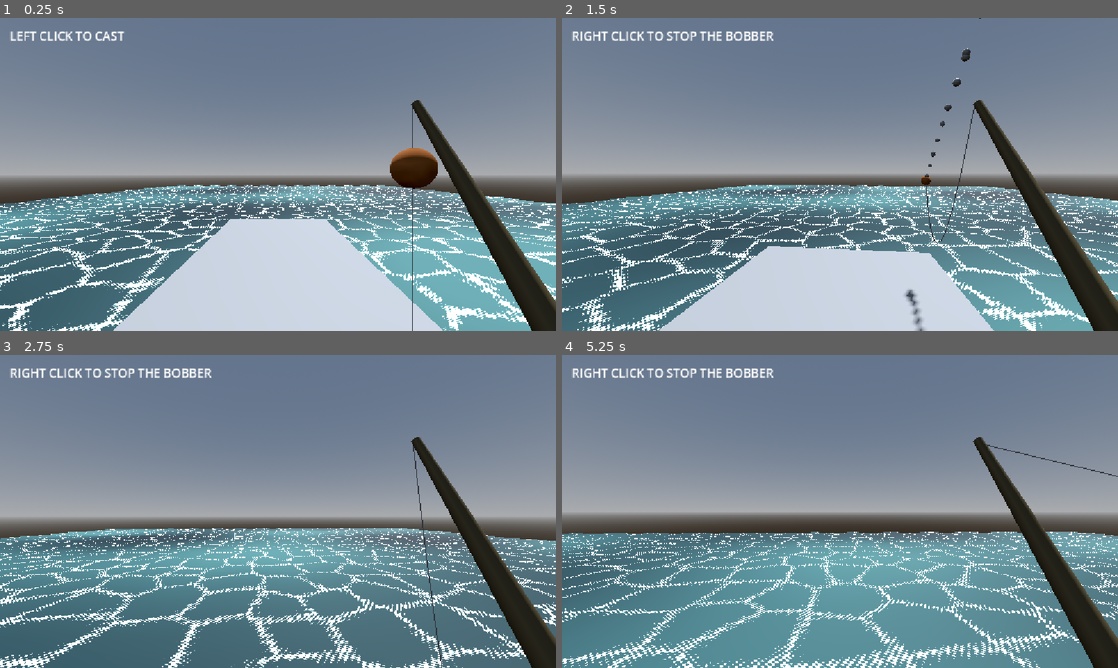
Above: before the commit, frames 1-4 (two rows, left to right).
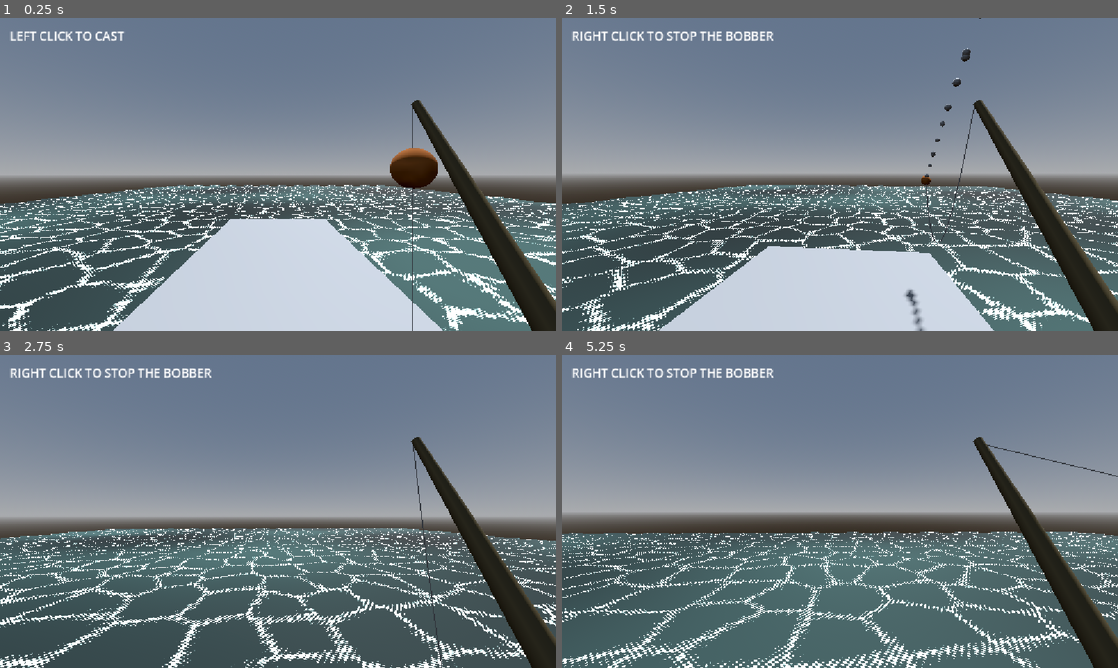
Above: after the commit, the same moments.

Repository: JunoDotNet/retro-fishing
Game: Godot game, scene res://Main.tscn
The game is run twice, just before and just after one commit, with the same random seed, the same clock (stepped at 60 frames per second) and the same inputs. The project has no main scene, so this scene is started directly.
Inputs (mouse positions are in pixels of both pictures, inside the frame that each line leads up to):
- Up to frame 1 (0.25 s): no input
- Up to frame 2 (1.5 s): tap Enter (ui_accept) at 0.5, 0.77, 1.25 s; move the mouse to (867, 174) at 0.52 s; hold W (player_forward) from 0.53 s (still down); tap E (reel_in) at 0.6, 1.35 s; click (867, 174) at 0.67 s; move the mouse to (812, 174) at 1.27 s
- Up to frame 3 (2.75 s): keep holding W (player_forward); tap Enter (ui_accept) at 1.52, 2 s; move the mouse to (289, 505) at 2.02 s; tap E (reel_in) at 2.1 s
- Up to frame 4 (5.25 s): keep holding W (player_forward); tap Enter (ui_accept) at 2.75, 3.02, 3.5, 3.77, 4.25, 4.52 s; move the mouse to (834, 517) at 2.77 s; tap E (reel_in) every 0.75 s from 2.85 to 5.1 s; click (834, 517) at 2.92 s; move the mouse to (878, 514) at 3.52 s; move the mouse to (795, 508) at 4.27 s; move the mouse to (845, 511) at 5.02 s; click (845, 511) at 5.17 s

The runs differ from the first frame. In frame 1, 24% of the frame differs, in the area x 0-100%, y 53-100%; in frame 2, 26%; in frame 3, 36%; in frame 4, 36%, in the area x 0-100%, y 56-100%.

Commit message:
updated water material for pond

Diff:
--- a/Main.gdshader
+++ b/Main.gdshader
@@ -117,7 +117,7 @@
     vec3 foam_color = vec3(0.82, 0.90, 0.84);
 
 	ALBEDO = mix(water, foam_color, foam * 0.9);
-	// ALPHA = mix(water_color.a, 1.0, foam * 0.9);
+	ALPHA = mix(water_color.a, 1.0, foam * 0.9);
 	// Make distant water smoother.
 	vec3 camera_position = INV_VIEW_MATRIX[3].xyz;
 	float camera_distance = distance(world_position, camera_position);
--- a/Main.tscn
+++ b/Main.tscn
@@ -2,7 +2,8 @@
 
 [ext_resource type="Script" uid="uid://dsl4f40236uo" path="res://character_body_3d.gd" id="1_glv2v"]
 [ext_resource type="PackedScene" uid="uid://d0a4bou53pk5a" path="res://fishing_system.tscn" id="2_uu6xs"]
-[ext_resource type="Shader" uid="uid://b4wiwgevpjhcn" path="res://Main.gdshader" id="3_r0du0"]
+[ext_resource type="PackedScene" uid="uid://cm1t5kuce328c" path="res://lake.tscn" id="3_r0du0"]
+[ext_resource type="PackedScene" uid="uid://bxwcn2equb73a" path="res://pond.tscn" id="4_cm0pq"]
 
 [sub_resource type="ProceduralSkyMaterial" id="ProceduralSkyMaterial_glv2v"]
 sky_horizon_color = Color(0.66224277, 0.6717428, 0.6867428, 1)
@@ -42,45 +43,6 @@
 [sub_resource type="BoxMesh" id="BoxMesh_labfn"]
 material = SubResource("StandardMaterial3D_50f73")
 size = Vector3(40, 1, 40)
-
-[sub_resource type="BoxShape3D" id="BoxShape3D_3txd2"]
-size = Vector3(40, 1, 41)
-
-[sub_resource type="StandardMaterial3D" id="StandardMaterial3D_uu6xs"]
-transparency = 1
-albedo_color = Color(0.13725491, 0.37254903, 0.4117647, 0.5882353)
-roughness = 0.3
-
-[sub_resource type="BoxMesh" id="BoxMesh_j33dl"]
-material = SubResource("StandardMaterial3D_uu6xs")
-size = Vector3(40, 1, 41)
-subdivide_width = 100
-subdivide_depth = 100
-
-[sub_resource type="ShaderMaterial" id="ShaderMaterial_cm0pq"]
-render_priority = 0
-shader = ExtResource("3_r0du0")
-shader_parameter/water_color = Color(0.14, 0.37, 0.41, 0.59)
-shader_parameter/dark_water = Color(0.025, 0.09, 0.11, 1)
-shader_parameter/light_water = Color(0.3, 0.48, 0.46, 1)
-shader_parameter/wave_strength = 0.035
-shader_parameter/wave_speed = 0.8
-shader_parameter/contrast = 0.65
-shader_parameter/pattern_scale = 0.35
-shader_parameter/foam_scale = 0.8
-shader_parameter/foam_speed = 0.3
-shader_parameter/foam_amount = 1.35
-
-[sub_resource type="CylinderShape3D" id="CylinderShape3D_uu6xs"]
-height = 0.20031738
-
-[sub_resource type="StandardMaterial3D" id="StandardMaterial3D_vsfib"]
-transparency = 1
-albedo_color = Color(0.10285754, 0.24353847, 0.49043596, 1)
-
-[sub_resource type="CylinderMesh" id="CylinderMesh_r0du0"]
-material = SubResource("StandardMaterial3D_vsfib")
-height = 0.2
 
 [node name="Main" type="Node3D" unique_id=1389547430]
 
@@ -134,28 +96,8 @@
 transform = Transform3D(1, 0, 0, 0, 1, 0, 0, 0, 1, -0.012092352, 0.02503848, -0.005897999)
 mesh = SubResource("BoxMesh_labfn")
 
-[node name="Lake" type="StaticBody3D" parent="." unique_id=1141105661]
+[node name="Lake" parent="." unique_id=748598487 instance=ExtResource("3_r0du0")]
 transform = Transform3D(1, 0, 0, 0, 1, 0, 0, 0, 1, 0, -1, -40)
-collision_layer = 2
-
-[node name="CollisionShape3D" type="CollisionShape3D" parent="Lake" unique_id=463733303]
-shape = SubResource("BoxShape3D_3txd2")
-
-[node name="MeshInstance3D" type="MeshInstance3D" parent="Lake" unique_id=896204008]
-mesh = SubResource("BoxMesh_j33dl")
-surface_material_override/0 = SubResource("ShaderMaterial_cm0pq")
-
-[node name="Pond" type="StaticBody3D" parent="." unique_id=948370783]
-transform = Transform3D(1, 0, 0, 0, 1, 0, 0, 0, 1, 11.818088, 0.00058174133, 1.7185478)
-collision_layer = 2
-
-[node name="CollisionShape3D" type="CollisionShape3D" parent="Pond" unique_id=930096494]
-transform = Transform3D(12, 0, 0, 0, 12, 0, 0, 0, 12, 0, 0.08129883, 0)
-shape = SubResource("CylinderShape3D_uu6xs")
-
-[node name="MeshInstance3D" type="MeshInstance3D" parent="Pond" unique_id=939004085]
-transform = Transform3D(12, 0, 0, 0, 12, 0, 0, 0, 12, 0, 0.07125002, 0)
-mesh = SubResource("CylinderMesh_r0du0")
 
 [node name="HUD" type="CanvasLayer" parent="." unique_id=1461017625]
 
@@ -166,3 +108,6 @@
 offset_bottom = 60.0
 theme_override_font_sizes/font_size = 25
 text = "LEFT CLICK TO CAST"
+
+[node name="Pond" parent="." unique_id=1541909453 instance=ExtResource("4_cm0pq")]
+transform = Transform3D(1, 0, 0, 0, 1, 0, 0, 0, 1, 12.133369, -0.13509393, 6.622718)
--- /dev/null
+++ b/lake.tscn
@@ -0,0 +1,23 @@
+[gd_scene format=3 uid="uid://cm1t5kuce328c"]
+
+[ext_resource type="Material" uid="uid://b5uttkmgvsfjx" path="res://water_materialBase.tres" id="1_nwgpg"]
+[ext_resource type="Material" uid="uid://nk85ty24dxs4" path="res://water_material.tres" id="2_5qfex"]
+
+[sub_resource type="BoxShape3D" id="BoxShape3D_3txd2"]
+size = Vector3(40, 1, 41)
+
+[sub_resource type="BoxMesh" id="BoxMesh_j33dl"]
+material = ExtResource("1_nwgpg")
+size = Vector3(40, 1, 41)
+subdivide_width = 100
+subdivide_depth = 100
+
+[node name="Lake" type="StaticBody3D" unique_id=748598487]
+collision_layer = 2
+
+[node name="CollisionShape3D" type="CollisionShape3D" parent="." unique_id=874374292]
+shape = SubResource("BoxShape3D_3txd2")
+
+[node name="MeshInstance3D" type="MeshInstance3D" parent="." unique_id=746033529]
+mesh = SubResource("BoxMesh_j33dl")
+surface_material_override/0 = ExtResource("2_5qfex")
--- /dev/null
+++ b/pond.tscn
@@ -0,0 +1,25 @@
+[gd_scene format=3 uid="uid://bxwcn2equb73a"]
+
+[ext_resource type="Material" uid="uid://b5uttkmgvsfjx" path="res://water_materialBase.tres" id="1_4uvmm"]
+[ext_resource type="Material" uid="uid://nk85ty24dxs4" path="res://water_material.tres" id="2_e62h4"]
+
+[sub_resource type="CylinderShape3D" id="CylinderShape3D_n1mv4"]
+height = 0.20031738
+
+[sub_resource type="CylinderMesh" id="CylinderMesh_oi6nm"]
+material = ExtResource("1_4uvmm")
+height = 0.2
+
+[node name="Pond" type="Node3D" unique_id=1541909453]
+
+[node name="Pond" type="StaticBody3D" parent="." unique_id=586965181]
+collision_layer = 2
+
+[node name="CollisionShape3D" type="CollisionShape3D" parent="Pond" unique_id=2055828177]
+transform = Transform3D(12, 0, 0, 0, 12, 0, 0, 0, 12, -0.17038727, 0.22489166, -0.052422523)
+shape = SubResource("CylinderShape3D_n1mv4")
+
+[node name="MeshInstance3D" type="MeshInstance3D" parent="Pond" unique_id=1185366601]
+transform = Transform3D(12, 0, 0, 0, 12, 0, 0, 0, 12, 0, 0.07125002, 0)
+mesh = SubResource("CylinderMesh_oi6nm")
+surface_material_override/0 = ExtResource("2_e62h4")
--- /dev/null
+++ b/water_material.tres
@@ -0,0 +1,17 @@
+[gd_resource type="ShaderMaterial" format=3 uid="uid://nk85ty24dxs4"]
+
+[ext_resource type="Shader" uid="uid://b4wiwgevpjhcn" path="res://Main.gdshader" id="1_pmio7"]
+
+[resource]
+render_priority = 0
+shader = ExtResource("1_pmio7")
+shader_parameter/water_color = Color(0.14, 0.37, 0.41, 0.59)
+shader_parameter/dark_water = Color(0.025, 0.09, 0.11, 1)
+shader_parameter/light_water = Color(0.3, 0.48, 0.46, 1)
+shader_parameter/wave_strength = 0.035
+shader_parameter/wave_speed = 0.8
+shader_parameter/contrast = 0.65
+shader_parameter/pattern_scale = 0.35
+shader_parameter/foam_scale = 0.8
+shader_parameter/foam_speed = 0.3
+shader_parameter/foam_amount = 1.35
--- /dev/null
+++ b/water_materialBase.tres
@@ -0,0 +1,6 @@
+[gd_resource type="StandardMaterial3D" format=3 uid="uid://b5uttkmgvsfjx"]
+
+[resource]
+transparency = 1
+albedo_color = Color(0.13725491, 0.37254903, 0.4117647, 0.5882353)
+roughness = 0.3
